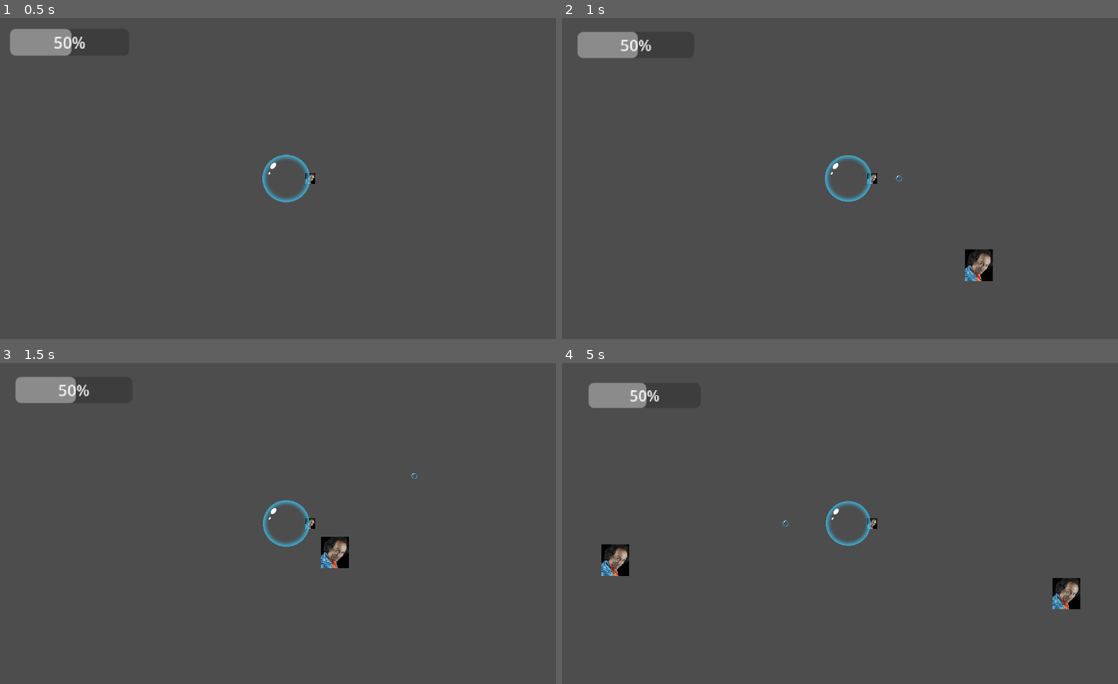
Above: before the commit, frames 1-4 (two rows, left to right).
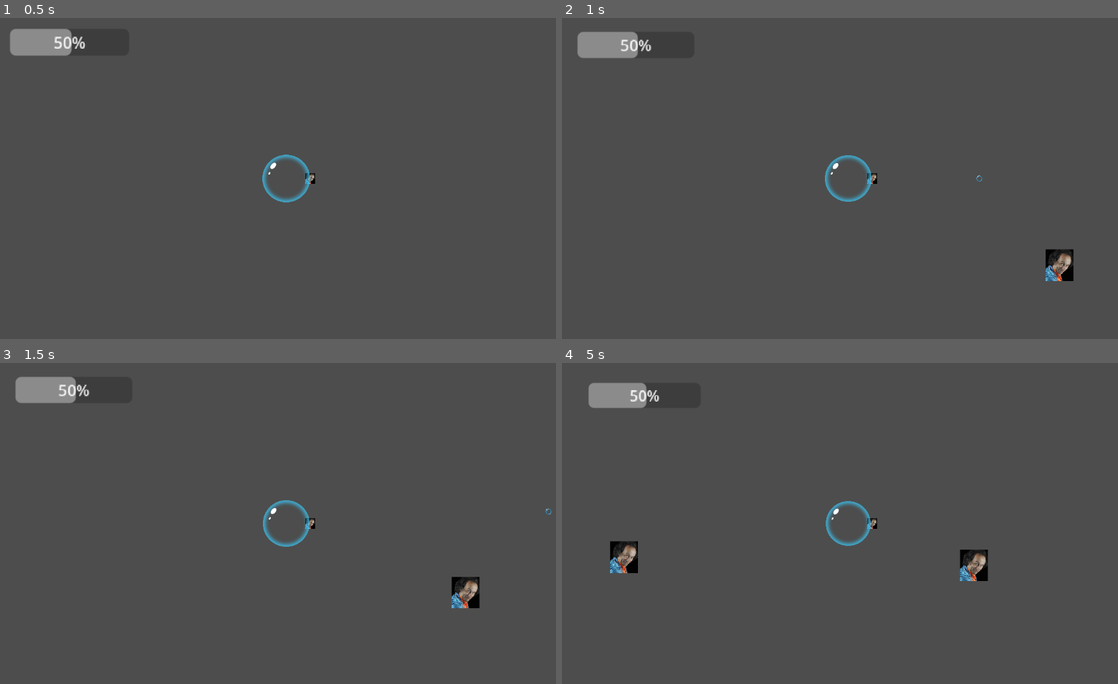
Above: after the commit, the same moments.

Repository: Zodayan/BubbleSurvivor
Game: Godot game, scene res://scenes/game.tscn
Same seed, same stepped clock (60 frames per second), same inputs: the game is played once before the commit and once after it.
Inputs (mouse positions are in pixels of both pictures, inside the frame that each line leads up to):
- Up to frame 1 (0.5 s): no input
- Up to frame 2 (1 s): tap Enter at 0.5 s; move the mouse to (973, 162) at 0.52 s; press the mouse at (973, 162) at 0.53 s; hold Right (right) from 0.53 s (still down)
- Up to frame 3 (1.5 s): move the mouse to (172, 539) at 1.27 s; release Right (right) at 1.28 s; release the mouse at (172, 539) at 1.28 s; hold Down (down) from 1.28 s (still down); click (172, 539) at 1.35 s
- Up to frame 4 (5 s): move the mouse to (906, 452) at 2.02 s; release Down (down) at 2.03 s; press the mouse at (906, 452) at 2.03 s; hold Right (right) 2.03-2.78 s; move the mouse to (817, 587) at 2.77 s; release the mouse at (817, 587) at 2.78 s; hold Up (up) 2.78-3.53 s; click (817, 587) at 2.85 s; move the mouse to (1017, 571) at 3.52 s; press the mouse at (1017, 571) at 3.53 s; hold Q (left) from 3.53 s (still down); move the mouse to (678, 475) at 4.27 s; release the mouse at (678, 475) at 4.28 s; click (678, 475) at 4.35 s

Frame 1 is identical in both runs. In frame 2, 1.0% of the frame differs, in the area x 60-93%, y 48-82%; in frame 3, 1.0%; in frame 4, 1.6%, in the area x 7-94%, y 48-77%.

Commit message:
u should kill urself

Diff:
--- /dev/null
+++ b/bubblesurvior/scenes/DeathMenu.tscn
@@ -0,0 +1,60 @@
+[gd_scene load_steps=2 format=3 uid="uid://cjqjs2kvpom5p"]
+
+[ext_resource type="Script" path="res://scenes/death_menu.gd" id="1_q3r3h"]
+
+[node name="DeathMenu" type="Control"]
+layout_mode = 3
+anchors_preset = 15
+anchor_right = 1.0
+anchor_bottom = 1.0
+grow_horizontal = 2
+grow_vertical = 2
+script = ExtResource("1_q3r3h")
+
+[node name="Quit" type="Button" parent="."]
+layout_mode = 1
+anchors_preset = 8
+anchor_left = 0.5
+anchor_top = 0.5
+anchor_right = 0.5
+anchor_bottom = 0.5
+offset_left = -200.0
+offset_top = 50.0
+offset_right = 200.0
+offset_bottom = 150.0
+grow_horizontal = 2
+grow_vertical = 2
+action_mode = 0
+text = "Quit"
+
+[node name="Restart" type="Button" parent="."]
+layout_mode = 1
+anchors_preset = 8
+anchor_left = 0.5
+anchor_top = 0.5
+anchor_right = 0.5
+anchor_bottom = 0.5
+offset_left = -200.0
+offset_top = -100.0
+offset_right = 200.0
+grow_horizontal = 2
+grow_vertical = 2
+text = "Restart"
+
+[node name="TextEdit" type="TextEdit" parent="."]
+layout_mode = 1
+anchors_preset = 8
+anchor_left = 0.5
+anchor_top = 0.5
+anchor_right = 0.5
+anchor_bottom = 0.5
+offset_left = -80.0
+offset_top = -174.0
+offset_right = 80.0
+offset_bottom = -124.0
+grow_horizontal = 2
+grow_vertical = 2
+text = "  Vous avez éclaté !"
+
+[connection signal="pressed" from="Quit" to="." method="_on_quit_pressed"]
+[connection signal="pressed" from="Restart" to="." method="_on_restart_pressed"]
--- /dev/null
+++ b/bubblesurvior/scenes/death_menu.gd
@@ -0,0 +1,9 @@
+extends Control
+
+
+func _on_restart_pressed() -> void:
+	CustomSceneTree.getInstance().startGame() # Replace with function body.
+
+
+func _on_quit_pressed() -> void:
+	get_tree().quit() # Replace with function body.
--- a/bubblesurvior/scripts/Manager/CustomSceneTree.gd
+++ b/bubblesurvior/scripts/Manager/CustomSceneTree.gd
@@ -9,6 +9,8 @@
 var _weaponManager : WeaponManager
 
 var _ennemyManager : EnnemyManager
+
+var listManager : Array
 
 #Instance de la mainLoop
 static var _instance : CustomSceneTree
@@ -44,7 +46,24 @@
 	root.add_child(_ennemyManager)
 	_ennemyManager._initialize()
 
+	startGame()
 
+	print("Initialized:")
+	print("  Starting time: %s" % str(time_elapsed))
+
+func _process(delta):
+	time_elapsed += delta
+	# Return true to end the main loop.
+
+
+func _finalize():
+	print("Finalized:")
+	print("  End time: %s" % str(time_elapsed))
+
+func startGame():
+
+	listManager = [_sceneManager,_playerManager,_weaponManager,_ennemyManager]
+	_playerManager.resetStat()
 	#Initialisation Joueur
 
 	var player = ResourceLoader.load("res://scenes/bubblePlayer.tscn").instantiate()
@@ -62,14 +81,8 @@
 	_ennemyManager.nbToKill = data.score_pour_boss
 	_ennemyManager.boss = "res://scenes/gros_michel.tscn"
 
-	print("Initialized:")
-	print("  Starting time: %s" % str(time_elapsed))
-
-func _process(delta):
-	time_elapsed += delta
-	# Return true to end the main loop.
 
 
-func _finalize():
-	print("Finalized:")
-	print("  End time: %s" % str(time_elapsed))
+func gameOver():
+	_sceneManager.clearLevel()
+	_sceneManager.addScene("res://scenes/DeathMenu.tscn")
--- a/bubblesurvior/scripts/Manager/PlayerManager.gd
+++ b/bubblesurvior/scripts/Manager/PlayerManager.gd
@@ -32,6 +32,6 @@
 
 func changeCharacter(player : CharacterBody2D):
 	if playerBody :
-		_tree.root.remove(playerBody)
+		_tree.root.remove_child(playerBody)
 	playerBody = player
 	_tree.root.add_child(playerBody)
--- a/bubblesurvior/scripts/Manager/SceneManager.gd
+++ b/bubblesurvior/scripts/Manager/SceneManager.gd
@@ -20,7 +20,9 @@
 func clearLevel():
 
 	#Suppression de toute les scènes du scèneTree
-	var children = _tree.root.get_children()
-	for child in children :
-		_tree.root.remove_child(child)
-		child.queue_free()
+
+	for child in _tree.root.get_children() :
+
+		if !(child.is_class("EnnemyManager")||child.is_class("PlayerManager")||child.is_class("WeaponManager")||child.is_class("SceneManager")) :
+
+			_tree.root.remove_child(child)
--- a/bubblesurvior/scripts/Manager/WeaponManager.gd
+++ b/bubblesurvior/scripts/Manager/WeaponManager.gd
@@ -20,7 +20,7 @@
 
 func changeWeapon(weapon):
 	if _weapon :
-		_tree.root.remove(_weapon)
+		_tree.root.remove_child(_weapon)
 	_weapon = weapon
 	_tree.root.add_child(_weapon)
 
--- a/bubblesurvior/scripts/player/bubble_player.gd
+++ b/bubblesurvior/scripts/player/bubble_player.gd
@@ -70,6 +70,7 @@
 func death():
 
 	print("i'm dead")
+	CustomSceneTree.getInstance().gameOver()
 
 func shoot() :
 
